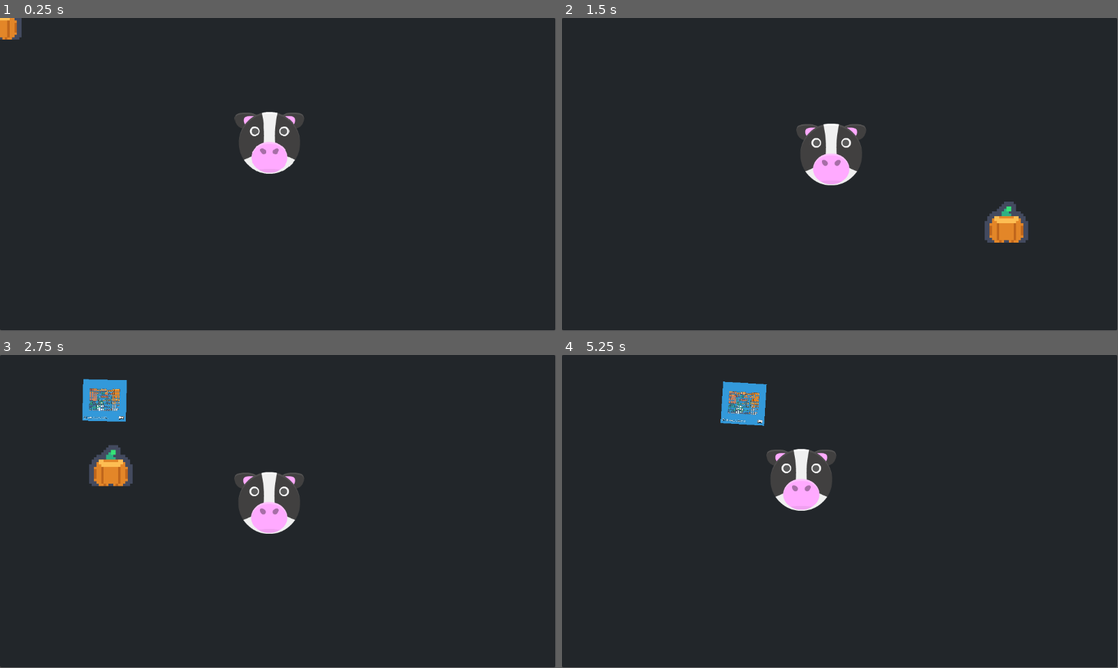
Above: before the commit, frames 1-4 (two rows, left to right).
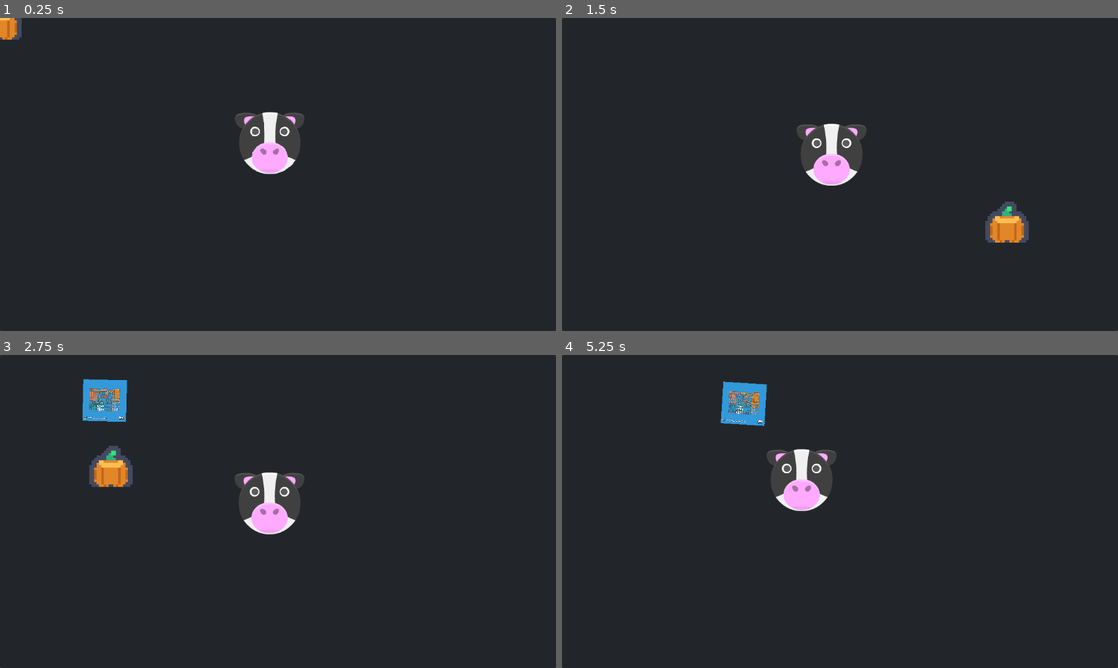
Above: after the commit, the same moments.

Repository: goessm/magic-poop
Game: Godot game, scene res://poop_game.tscn
Same seed, same stepped clock (60 frames per second), same inputs: the game is played once before the commit and once after it.
Inputs (mouse positions are in pixels of both pictures, inside the frame that each line leads up to):
- Up to frame 1 (0.25 s): no input
- Up to frame 2 (1.5 s): tap Enter at 0.5 s; move the mouse to (812, 237) at 0.52 s; move the mouse to (1006, 221) at 1.27 s
- Up to frame 3 (2.75 s): move the mouse to (111, 464) at 2.02 s
- Up to frame 4 (5.25 s): move the mouse to (867, 511) at 2.77 s; move the mouse to (756, 433) at 3.52 s; move the mouse to (962, 495) at 4.27 s; move the mouse to (728, 527) at 5.02 s
The window is 799x449 before the commit and 800x450 after it. Grey fills any space a smaller window leaves; there, only what the larger window draws over its background counts as a difference.

The runs differ from the first frame. In frame 1, 0.2% of the frame differs, in the area x 0-100%, y 0-100%; in frame 2, 0.3%; in frame 3, 0.5%; in frame 4, 0.5%.

Commit message:
project settings and fooditem

Diff:
--- /dev/null
+++ b/FarmScene/Food/FoodItem.tscn
@@ -0,0 +1,78 @@
+[gd_scene load_steps=8 format=3 uid="uid://qfygb7po01f4"]
+
+[ext_resource type="Script" path="res://FarmScene/Food/food_item.gd" id="1_og02d"]
+[ext_resource type="Texture2D" uid="uid://ccf7vsltur1ul" path="res://Assets/Placeholders/Kenney/Farm/Tiles/tile_0004.png" id="2_fy2aj"]
+[ext_resource type="Script" path="res://Input/FollowMouse.gd" id="3_363r1"]
+
+[sub_resource type="CircleShape2D" id="CircleShape2D_rmn4v"]
+radius = 41.4367
+
+[sub_resource type="Animation" id="Animation_f2066"]
+resource_name = "get_eaten"
+tracks/0/type = "value"
+tracks/0/imported = false
+tracks/0/enabled = true
+tracks/0/path = NodePath("Sprite2D:scale")
+tracks/0/interp = 1
+tracks/0/loop_wrap = true
+tracks/0/keys = {
+"times": PackedFloat32Array(0, 1),
+"transitions": PackedFloat32Array(1, 1),
+"update": 0,
+"values": [Vector2(5, 5), Vector2(0, 0)]
+}
+tracks/1/type = "method"
+tracks/1/imported = false
+tracks/1/enabled = true
+tracks/1/path = NodePath(".")
+tracks/1/interp = 1
+tracks/1/loop_wrap = true
+tracks/1/keys = {
+"times": PackedFloat32Array(1),
+"transitions": PackedFloat32Array(1),
+"values": [{
+"args": [],
+"method": &"eaten_animation_finished"
+}]
+}
+
+[sub_resource type="Animation" id="Animation_mfdvi"]
+length = 0.001
+tracks/0/type = "value"
+tracks/0/imported = false
+tracks/0/enabled = true
+tracks/0/path = NodePath("Sprite2D:scale")
+tracks/0/interp = 1
+tracks/0/loop_wrap = true
+tracks/0/keys = {
+"times": PackedFloat32Array(0),
+"transitions": PackedFloat32Array(1),
+"update": 0,
+"values": [Vector2(5, 5)]
+}
+
+[sub_resource type="AnimationLibrary" id="AnimationLibrary_v5h1r"]
+_data = {
+"RESET": SubResource("Animation_mfdvi"),
+"get_eaten": SubResource("Animation_f2066")
+}
+
+[node name="FoodItem" type="Node2D"]
+script = ExtResource("1_og02d")
+
+[node name="Sprite2D" type="Sprite2D" parent="."]
+scale = Vector2(5, 5)
+texture = ExtResource("2_fy2aj")
+
+[node name="CollisionArea" type="Area2D" parent="."]
+
+[node name="CollisionShape2D" type="CollisionShape2D" parent="CollisionArea"]
+shape = SubResource("CircleShape2D_rmn4v")
+
+[node name="FollowMouse" type="Node" parent="."]
+script = ExtResource("3_363r1")
+
+[node name="AnimationPlayer" type="AnimationPlayer" parent="."]
+libraries = {
+"": SubResource("AnimationLibrary_v5h1r")
+}
--- a/FarmScene/Food/apple.tscn
+++ /dev/null
@@ -1,23 +0,0 @@
-[gd_scene load_steps=5 format=3 uid="uid://qfygb7po01f4"]
-
-[ext_resource type="Texture2D" uid="uid://ccf7vsltur1ul" path="res://Assets/Placeholders/Kenney/Farm/Tiles/tile_0004.png" id="1_a2k0w"]
-[ext_resource type="Script" path="res://FarmScene/Food/food_item.gd" id="1_yquj6"]
-[ext_resource type="Script" path="res://Input/FollowMouse.gd" id="3_81qxd"]
-
-[sub_resource type="CircleShape2D" id="CircleShape2D_rmn4v"]
-radius = 41.4367
-
-[node name="apple" type="Node2D"]
-script = ExtResource("1_yquj6")
-
-[node name="Sprite2D" type="Sprite2D" parent="."]
-scale = Vector2(5, 5)
-texture = ExtResource("1_a2k0w")
-
-[node name="CollisionArea" type="Area2D" parent="."]
-
-[node name="CollisionShape2D" type="CollisionShape2D" parent="CollisionArea"]
-shape = SubResource("CircleShape2D_rmn4v")
-
-[node name="FollowMouse" type="Node" parent="."]
-script = ExtResource("3_81qxd")
--- a/FarmScene/Food/food_item.gd
+++ b/FarmScene/Food/food_item.gd
@@ -3,6 +3,7 @@
 
 @export var type: FoodType
 @onready var collision_area = $CollisionArea
+@onready var animation_player = $AnimationPlayer
 
 
 enum FoodType {
@@ -15,4 +16,7 @@
 	collision_area.add_to_group(Groups.Food)
 
 func get_eaten():
+	animation_player.play("get_eaten")
+
+func eaten_animation_finished():
 	queue_free()
--- a/FarmScene/farm_scene.tscn
+++ b/FarmScene/farm_scene.tscn
@@ -1,7 +1,7 @@
 [gd_scene load_steps=3 format=3 uid="uid://d2lwdlovqpyli"]
 
 [ext_resource type="PackedScene" uid="uid://b0xmlhjr1ckxn" path="res://FarmScene/Animals/Cow/cow.tscn" id="1_2lqmr"]
-[ext_resource type="PackedScene" uid="uid://qfygb7po01f4" path="res://FarmScene/Food/apple.tscn" id="3_rqvr6"]
+[ext_resource type="PackedScene" uid="uid://qfygb7po01f4" path="res://FarmScene/Food/FoodItem.tscn" id="3_rqvr6"]
 
 [node name="FarmScene" type="Node"]
 
--- a/project.godot
+++ b/project.godot
@@ -20,6 +20,10 @@
 EventBus="*res://Global/EventBus.gd"
 Groups="*res://Global/Groups.gd"
 
+[display]
+
+window/stretch/mode="viewport"
+
 [rendering]
 
 textures/canvas_textures/default_texture_filter=0
